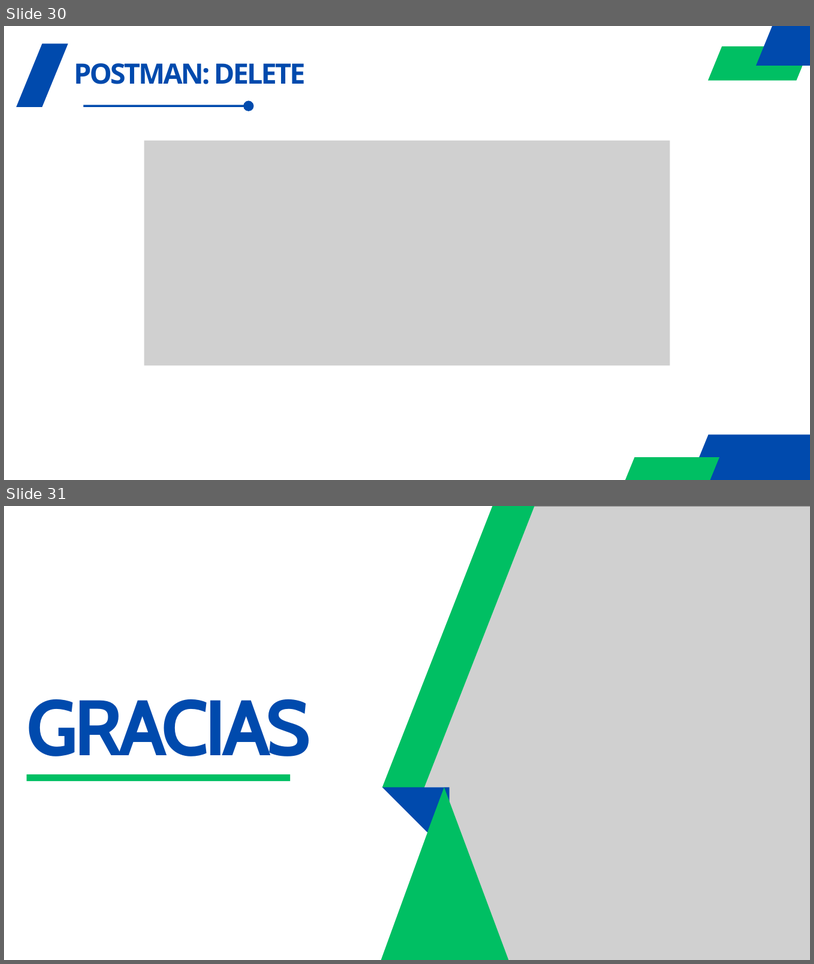
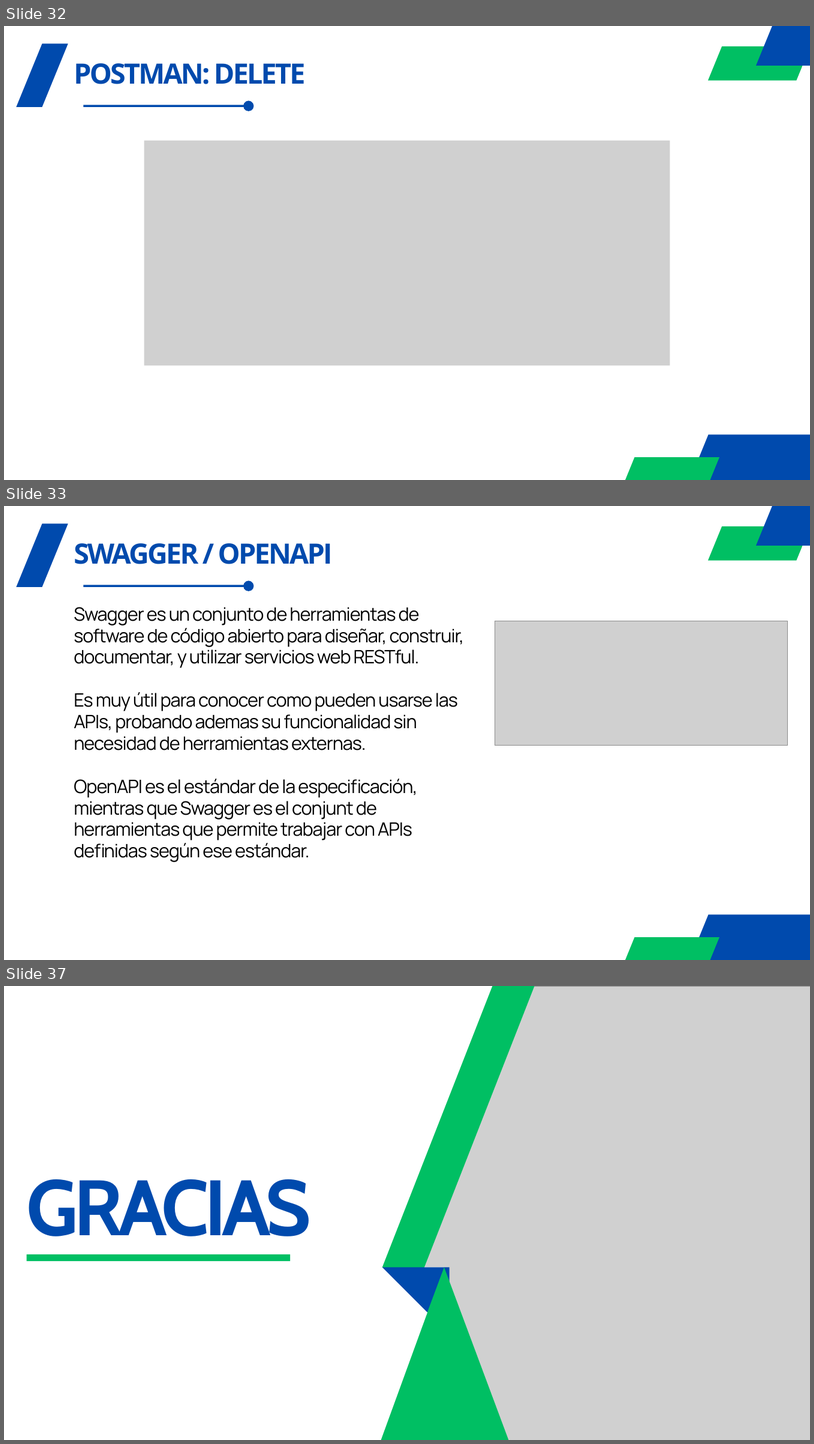
Before and after one commit to agorosti/programacion-servidores-web, a slide deck: Temario/Tema 8/08.- Tema 8 - Fundamentos NodeJS.pptx. Shown one above the other, each under a label of ours: slides 30 and 31 before the commit, slides 32, 33 and 37 after it; the slides between them are not shown. The pictures are 814x964 and 814x1444 pixels, drawn with LibreOffice and Linux fonts; fonts in the diff are those of the drawing; grey boxes stand for pictures. Boxes give left, top, right and bottom in pixels: in the first picture for what was removed or moved away, otherwise in the second. Text is boxed around its words. In the diff, an @@ line names an element or a change of style, - is before the commit and + after.

```diff
--- a/Temario/Tema 8/08.- Tema 8 - Fundamentos NodeJS.pptx
+++ b/Temario/Tema 8/08.- Tema 8 - Fundamentos NodeJS.pptx
@@ slide 33 added at (4, 506, 810, 960), background #FFFFFF @@
@@ freeform shape added at (759, 506, 810, 543), fill #004AAD, outline #004AAD 7.5 pt @@
@@ freeform shape added at (16, 524, 68, 587), fill #004AAD @@
@@ freeform shape added at (711, 529, 807, 558), fill #00BF63, outline #00BF63 7.5 pt @@
@@ text added at (74, 543, 333, 564), 50 pt, text #004AAD, bold @@
+SWAGGER / OPENAPI
@@ arrow added from (83, 586) to (249, 586), #004AAD 3.75 pt @@
@@ text added at (74, 607, 465, 862), 32.9 pt, text #000000 @@
+Swagger es un conjunto de herramientas de software de código abierto para diseñar, construir, documentar, y utilizar servicios web RESTful.
+Es muy útil para conocer como pueden usarse las APIs, probando ademas su funcionalidad sin necesidad de herramientas externas.
+OpenAPI es el estándar de la especificación, mientras que Swagger es el conjunt de herramientas que permite trabajar con APIs definidas según ese estándar.
@@ picture added at (495, 621, 788, 745) @@
@@ freeform shape added at (690, 914, 810, 959), fill #004AAD @@
@@ freeform shape added at (626, 937, 720, 960), fill #00BF63 @@
@@ what was slide 30 is now slide 32 @@
@@ what was slide 31 is now slide 37 @@
```
Also in this commit, not shown: 5 slides changed, 6 other slides added, 1 slide removed, 12 other files.
